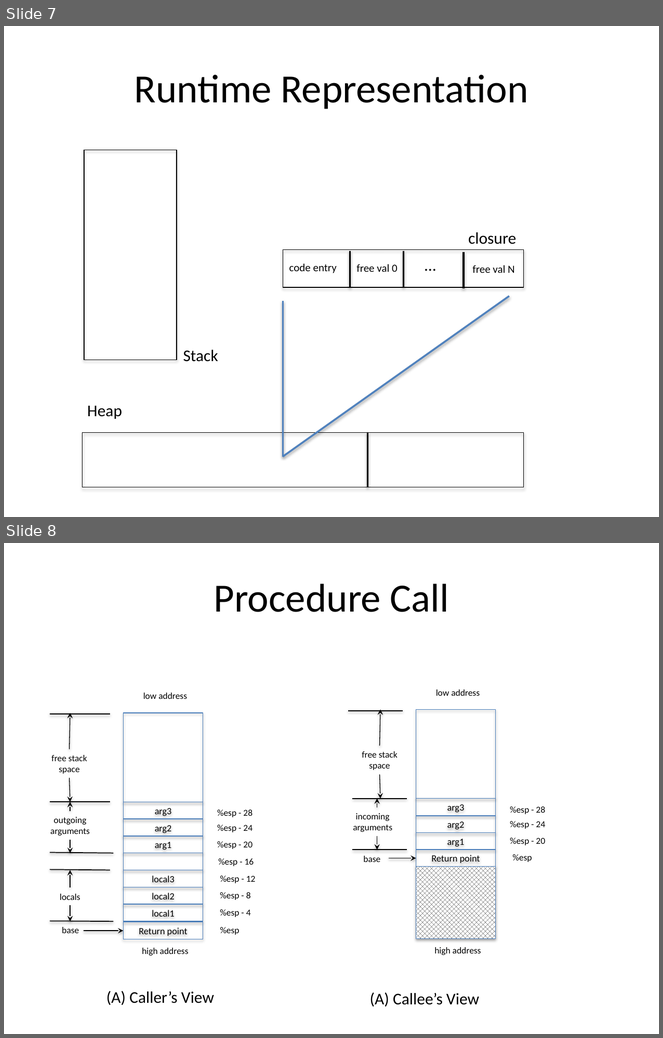
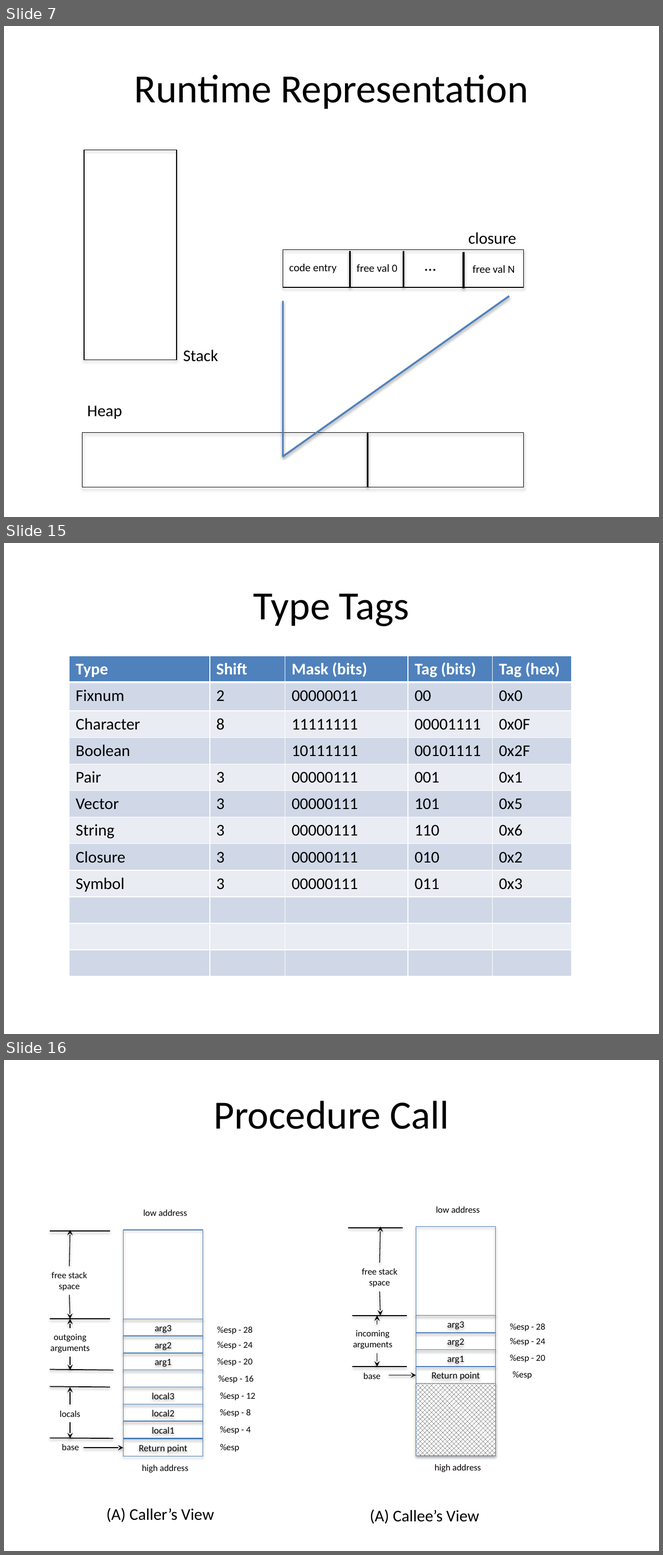
Before and after one commit to markcornwell/pilar, a slide deck: doc/Pilar.pptx. Shown one above the other, each under a label of ours: slides 7 and 8 before the commit, slides 7, 15 and 16 after it; the slides between them are not shown. The pictures are 663x1038 and 663x1555 pixels, drawn with LibreOffice and Linux fonts; fonts in the diff are those of the drawing. Boxes give left, top, right and bottom in pixels: in the first picture for what was removed or moved away, otherwise in the second. Text is boxed around its words. In the diff, an @@ line names an element or a change of style, - is before the commit and + after.

Commit message:
finally got symbols and string->symbol working
Re-implemented emit-tail-funcall.  It is a bit simpler now.  It was too
complex to follow and re-implementing it helped me understand it
better. Symbols are the key to getting quote to work and the foundation
for shared libraries and separate compilation.

```diff
--- a/doc/Pilar.pptx
+++ b/doc/Pilar.pptx
@@ slide 15 added at box(4, 543, 659, 1034), background #FFFFFF @@
@@ title added at box(254, 593, 410, 627), 44 pt, text #000000 @@
+Type Tags
@@ table added at box(70, 656, 573, 973), 12 rows, 5 columns @@
+Type | Shift | Mask (bits) | Tag (bits) | Tag (hex)
+Fixnum | 2 | 00000011 | 00 | 0x0
+Character | 8 | 11111111 | 00001111 | 0x0F
+Boolean |  | 10111111 | 00101111 | 0x2F
+Pair | 3 | 00000111 | 001 | 0x1
+Vector | 3 | 00000111 | 101 | 0x5
+String | 3 | 00000111 | 110 | 0x6
+Closure | 3 | 00000111 | 010 | 0x2
+Symbol | 3 | 00000111 | 011 | 0x3
+ |  |  |  | 
+ |  |  |  | 
+ |  |  |  | 
@@ what was slide 8 is now slide 16 @@
```
Also in this commit, not shown: 4 slides changed, 7 other slides added, 11 other files.
